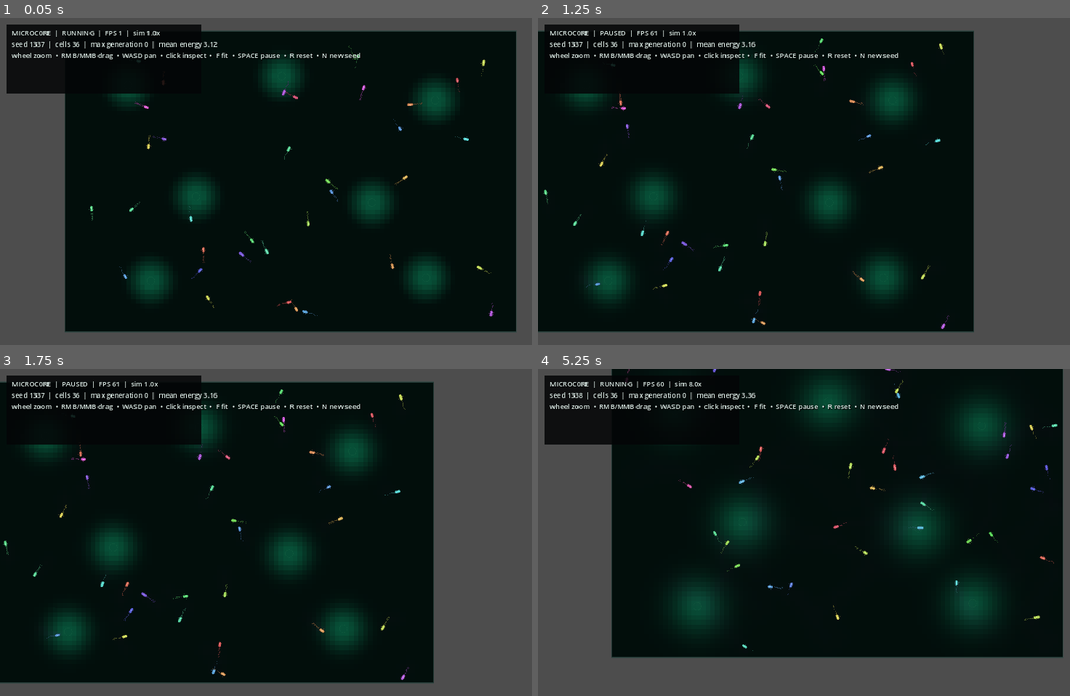
Above: before the commit, frames 1-4 (two rows, left to right).
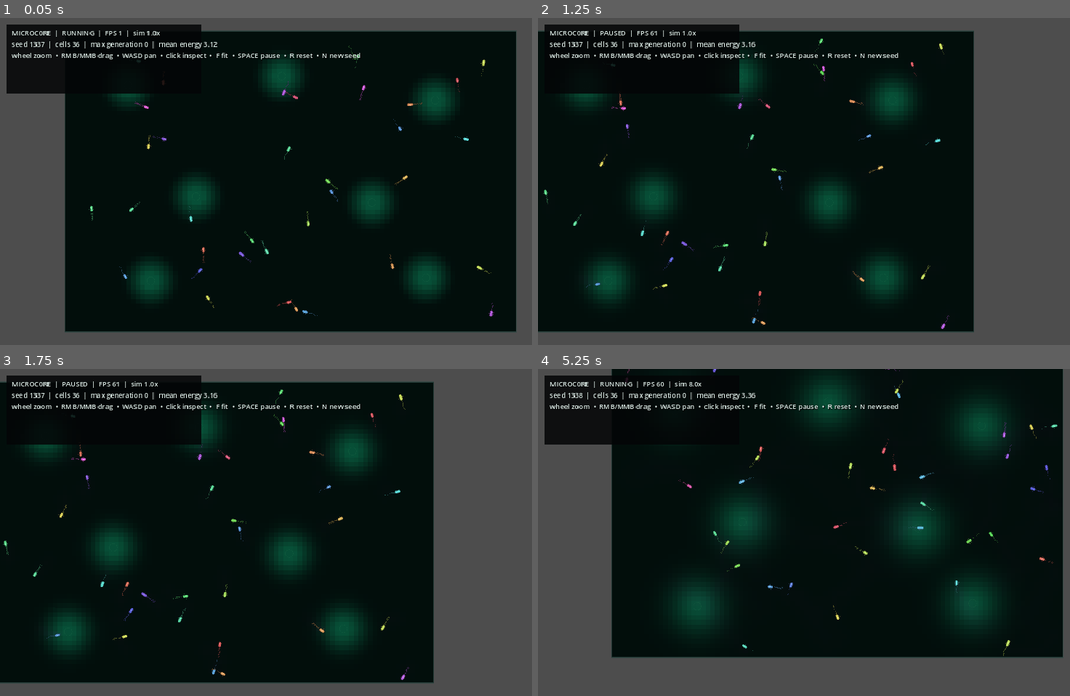
Above: after the commit, the same moments.

Repository: Rzbck/MicroC0re
Game: Godot game, scene res://src/app/main.tscn
The game is run twice, just before and just after one commit, with the same random seed, the same clock (stepped at 60 frames per second) and the same inputs.
Inputs (mouse positions are in pixels of both pictures, inside the frame that each line leads up to):
- Up to frame 1 (0.05 s): no input
- Up to frame 2 (1.25 s): tap Enter at 0.5 s; move the mouse to (958, 165) at 0.52 s; hold D from 0.53 s (still down); tap F at 0.6 s; click (958, 165) at 0.67 s; tap Space at 0.77 s
- Up to frame 3 (1.75 s): release D at 1.25 s; drag from (175, 548) to (260, 597) at 1.27 s
- Up to frame 4 (5.25 s): move the mouse to (889, 460) at 2.02 s; hold D 2.03-2.75 s; tap N at 2.1 s; drag from (798, 597) to (655, 483) at 2.77 s; move the mouse to (1000, 581) at 3.52 s; hold A 3.53-4.25 s; tap 2 at 3.6 s; tap Space at 3.77 s; drag from (655, 483) to (740, 450) at 4.27 s; move the mouse to (857, 532) at 5.02 s; hold S from 5.03 s (still down); tap 4 at 5.1 s; click (857, 532) at 5.17 s

Frame 1 is identical in both runs. In frame 2, less than 0.1% of the frame differs, in the area x 40-55%, y 6-94%; in frame 3, less than 0.1%; in frame 4, less than 0.1%, in the area x 65-98%, y 0-88%.

Commit message:
sim: add deterministic adhesion and interaction counters

Diff:
--- a/src/simulation/petri_simulation.gd
+++ b/src/simulation/petri_simulation.gd
@@ -374,6 +374,8 @@
 	var count: int = bacteria.size()
 	for i in range(count):
 		var cell: Variant = bacteria[i]
+		if bool(cell.dying):
+			continue
 		var position: Vector2 = Vector2(cell.position)
 		var bucket_x: int = floori(position.x / SPATIAL_BUCKET_SIZE)
 		var bucket_y: int = floori(position.y / SPATIAL_BUCKET_SIZE)
@@ -388,6 +390,8 @@
 				for other_index_variant in bucket:
 					var j: int = int(other_index_variant)
 					if j <= i or j >= count:
+						continue
+					if bool(bacteria[j].dying):
 						continue
 					_resolve_pair(cell, bacteria[j])
 
@@ -427,8 +431,9 @@
 	var delta: Vector2 = point_b - point_a
 	var distance: float = delta.length()
 	var target_distance: float = float(a.radius) + float(b.radius)
-
-	if distance >= target_distance:
+	var interaction_distance: float = target_distance + adhesion_range
+
+	if distance >= interaction_distance:
 		return
 
 	var normal: Vector2
@@ -438,6 +443,29 @@
 		normal = Vector2(a.axis()).orthogonal().normalized()
 		if (int(b.id) - int(a.id)) % 2 == 0:
 			normal = -normal
+
+	var adhesion_gene: float = (
+		float(a.gene_adhesion) + float(b.gene_adhesion)
+	) * 0.5
+
+	if adhesion_gene > 0.92:
+		a.adhesion_timer = maxf(float(a.adhesion_timer), adhesion_memory)
+		b.adhesion_timer = maxf(float(b.adhesion_timer), adhesion_memory)
+
+		if distance > target_distance:
+			var gap: float = distance - target_distance
+			var pull_strength: float = (
+				minf(gap, adhesion_range)
+				* adhesion_pull
+				* clampf(adhesion_gene - 0.85, 0.0, 1.1)
+			)
+			var pull: Vector2 = normal * pull_strength * 0.5
+			a.position = Vector2(a.position) + pull
+			b.position = Vector2(b.position) - pull
+			return
+
+	if distance >= target_distance:
+		return
 
 	var overlap: float = target_distance - distance
 	var correction: Vector2 = normal * (overlap * 0.5)
@@ -545,9 +573,40 @@
 		return 0.0
 
 	var total_energy: float = 0.0
-	for cell in bacteria:
+	var living_count: int = 0
+	for cell in bacteria:
+		if bool(cell.dying):
+			continue
 		total_energy += float(cell.energy)
-	return total_energy / float(bacteria.size())
+		living_count += 1
+
+	if living_count <= 0:
+		return 0.0
+	return total_energy / float(living_count)
+
+
+func count_dividing() -> int:
+	var count: int = 0
+	for cell in bacteria:
+		if bool(cell.dividing):
+			count += 1
+	return count
+
+
+func count_lysing() -> int:
+	var count: int = 0
+	for cell in bacteria:
+		if bool(cell.dying):
+			count += 1
+	return count
+
+
+func count_adhering() -> int:
+	var count: int = 0
+	for cell in bacteria:
+		if float(cell.adhesion_timer) > 0.0:
+			count += 1
+	return count
 
 
 func find_cell_by_id(cell_id: int) -> Variant:
@@ -566,7 +625,7 @@
 
 	for cell in bacteria:
 		parts.append(
-			"%d:%d:%.5f:%.5f:%.5f:%.5f:%.5f:%.4f:%.4f:%.4f"
+			"%d:%d:%.5f:%.5f:%.5f:%.5f:%.5f:%.4f:%.4f:%.4f:%d:%.3f:%d:%.3f"
 			% [
 				int(cell.id),
 				int(cell.generation),
@@ -578,6 +637,10 @@
 				float(cell.gene_speed),
 				float(cell.gene_uptake),
 				float(cell.gene_chemotaxis),
+				1 if bool(cell.dividing) else 0,
+				float(cell.division_progress),
+				1 if bool(cell.dying) else 0,
+				float(cell.lysis_progress),
 			]
 		)
 
